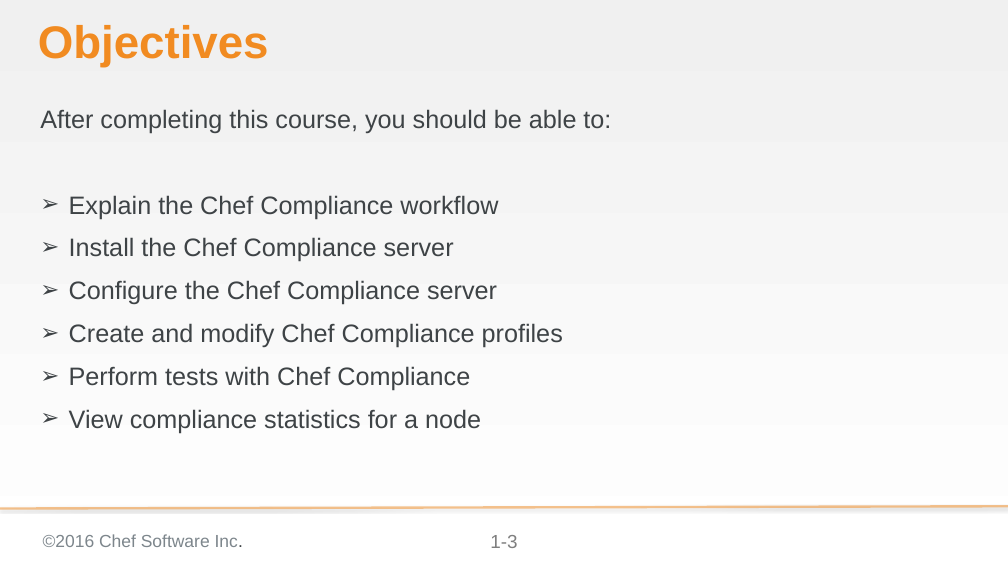
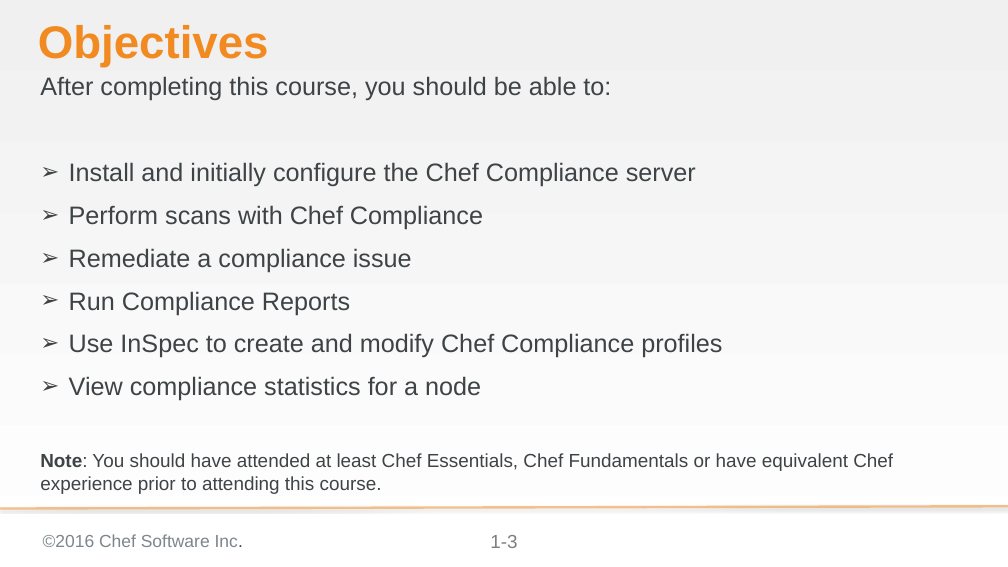
Before and after one commit to bchamby/chef-compliance-installation-configuration-operation, a slide deck: slide 3 of 01-Intro.pptx. Drawn at 1008x567 pixels with LibreOffice and Linux fonts; fonts in the diff are those of the drawing; background and template pictures are left out. Boxes give left, top, right and bottom in pixels: in the first picture for what was removed or moved away, otherwise in the second. Text is boxed around its words. In the diff, an @@ line names an element or a change of style, - is before the commit and + after.

```diff
--- a/01-Intro.pptx
+++ b/01-Intro.pptx
@@ text "After completing this course, you ...": place and size @@
-text "After completing this course, you ..." at <box>40,109,611,433</box>
+text "After completing this course, you ..." at <box>40,76,893,494</box>
@@ text at <box>69,162,722,358</box>: text changed @@
-➢ Explain the Chef Compliance workflow
-➢ Install the Chef Compliance server
-➢ Configure the Chef Compliance server
-➢ Create and modify Chef Compliance profiles
-➢ Perform tests with Chef Compliance
+➢ Install and initially configure the Chef Compliance server
+➢ Perform scans with Chef Compliance
+➢ Remediate a compliance issue
+➢ Run Compliance Reports
+➢ Use InSpec to create and modify Chef Compliance profiles
@@ text at <box>40,453,893,494</box>: paragraph added @@
+Note: You should have attended at least Chef Essentials, Chef Fundamentals or have equivalent Chef experience prior to attending this course.
```
Also in this commit, not shown: 4 other slides changed, 1 slide added.
